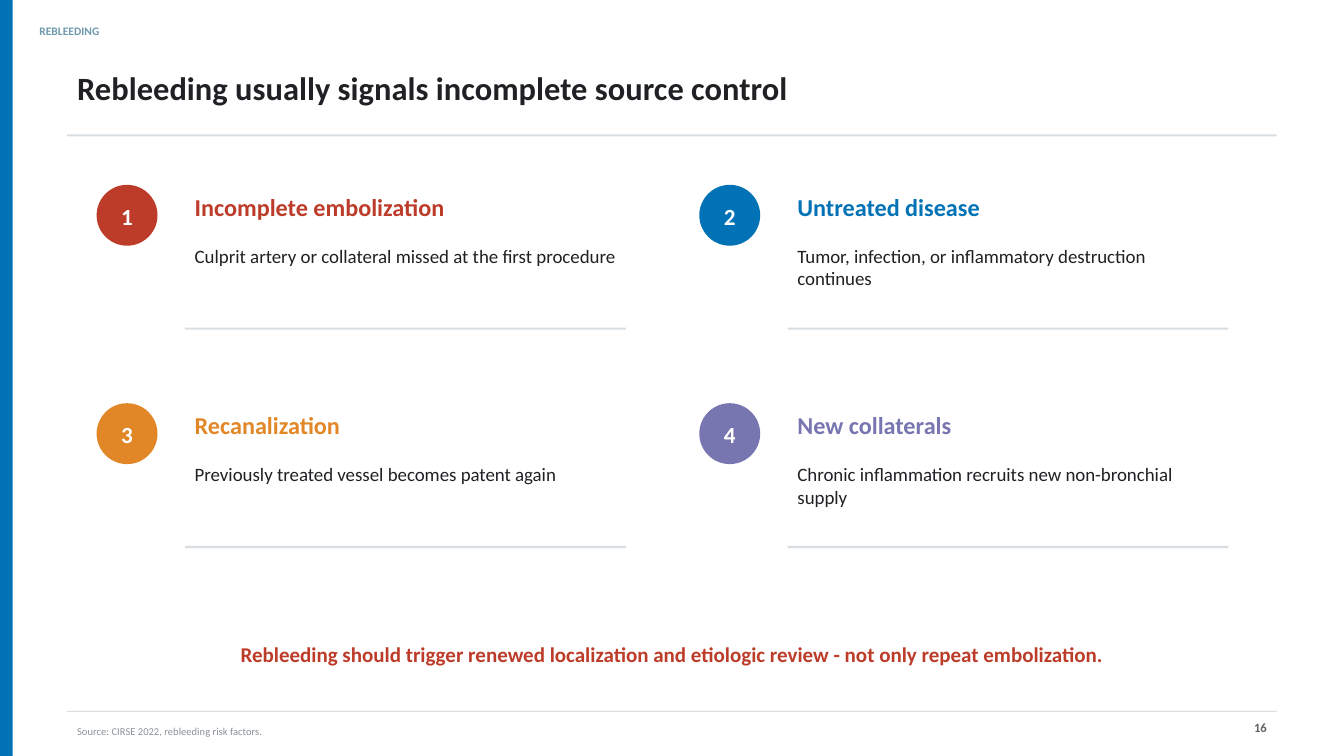
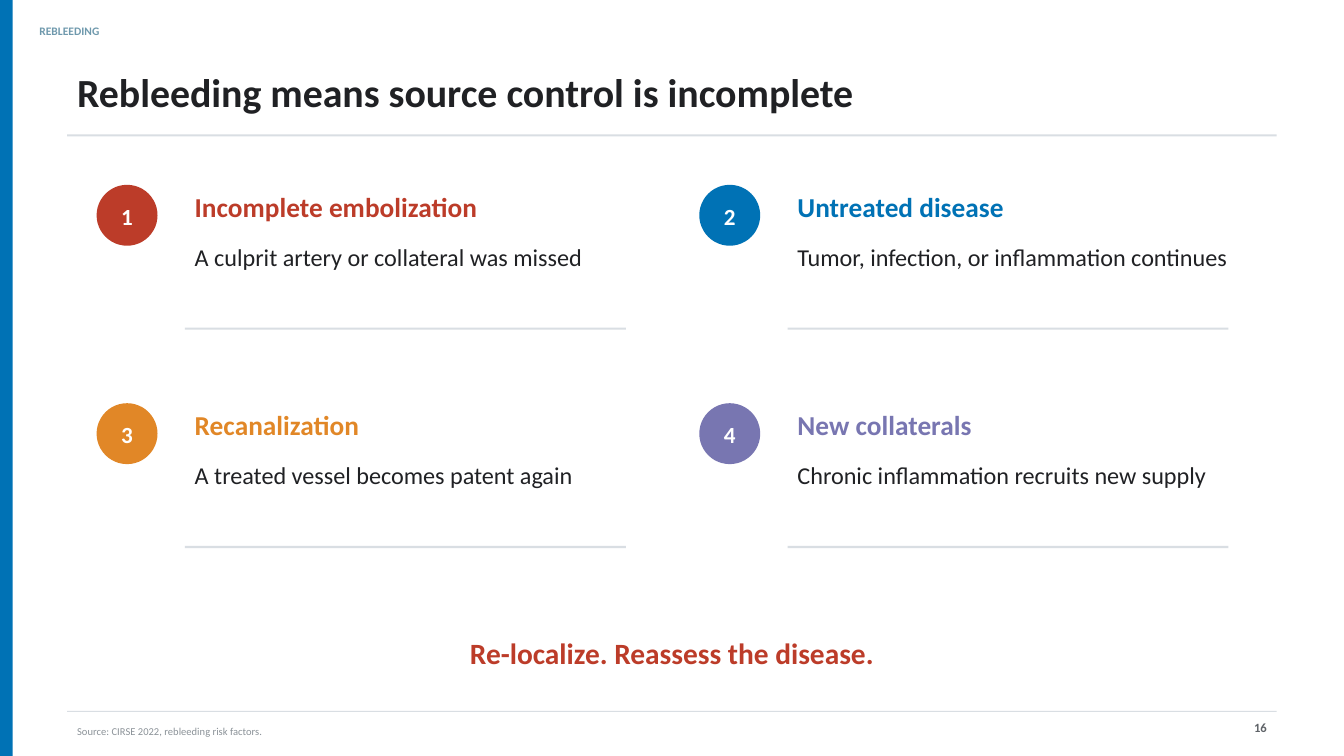
Before and after one commit to henrylab865/medical-slide-templates, a slide deck: slide 16 of examples/hemoptysis-lung-mass-mm/Hemoptysis_Lung_Mass_MM_NEJM_EN.pptx. Drawn at 1344x756 pixels with LibreOffice and Linux fonts; fonts in the diff are those of the drawing. Boxes give left, top, right and bottom in pixels: in the first picture for what was removed or moved away, otherwise in the second. Text is boxed around its words. In the diff, an @@ line names an element or a change of style, - is before the commit and + after.

Commit message:
Increase M&M deck readability for auditorium use
Shortens visible copy and enlarges primary body, table, and chart text in both language editions.

```diff
--- a/examples/hemoptysis-lung-mass-mm/Hemoptysis_Lung_Mass_MM_NEJM_EN.pptx
+++ b/examples/hemoptysis-lung-mass-mm/Hemoptysis_Lung_Mass_MM_NEJM_EN.pptx
@@ text at (x1=77, y1=79, x2=854, y2=114): text changed; size 23.2 to 28.5 pt @@
-Rebleeding usually signals incomplete source control
+Rebleeding means source control is incomplete
@@ text at (x1=195, y1=249, x2=581, y2=270): text changed; size 13.5 to 17.2 pt @@
-Culprit artery or collateral missed at the first procedure
+A culprit artery or collateral was missed
@@ text at (x1=797, y1=249, x2=1227, y2=269): text changed; size 13.5 to 17.2 pt @@
-Tumor, infection, or inflammatory destruction continues
+Tumor, infection, or inflammation continues
@@ size 17.2 to 19.5 pt in 4 elements at (x1=797, y1=198, x2=1003, y2=218), (x1=195, y1=198, x2=477, y2=222), (x1=195, y1=416, x2=359, y2=435), (x1=797, y1=416, x2=972, y2=435) @@
@@ text at (x1=195, y1=467, x2=572, y2=488): text changed; size 13.5 to 17.2 pt @@
-Previously treated vessel becomes patent again
+A treated vessel becomes patent again
@@ text at (x1=797, y1=467, x2=1206, y2=488): text changed; size 13.5 to 17.2 pt @@
-Chronic inflammation recruits new non-bronchial supply
+Chronic inflammation recruits new supply
@@ text at (x1=470, y1=643, x2=873, y2=665): text changed; size 15 to 21 pt @@
-Rebleeding should trigger renewed localization and etiologic review - not only repeat embolization.
+Re-localize. Reassess the disease.
```
Also in this commit, not shown: 18 other slides changed, 3 other files.
